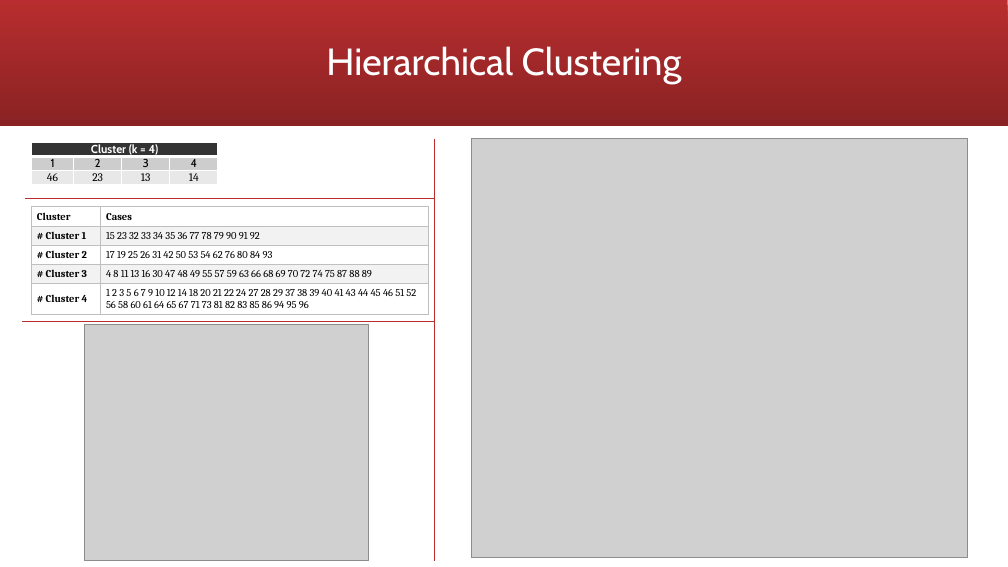
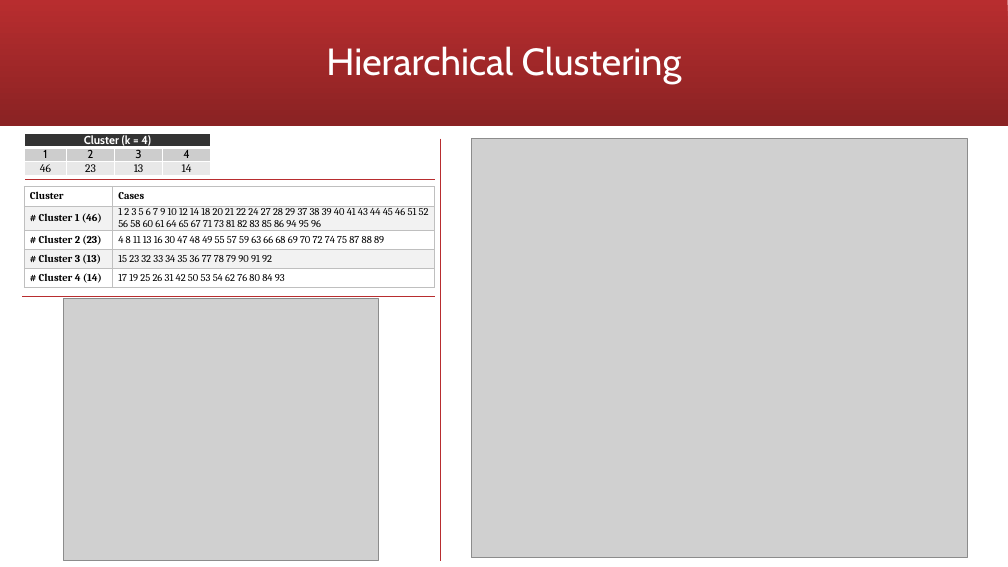
Before and after one commit to kunikoho/rstudio-projects, a slide deck: slide 8 of vorticity/vorticity-nonpca-presentation-nonparametric.pptx (slide 9 before the commit). Drawn at 1008x567 pixels with LibreOffice and Linux fonts; fonts in the diff are those of the drawing; grey boxes stand for pictures. Boxes give left, top, right and bottom in pixels: in the first picture for what was removed or moved away, otherwise in the second. Text is boxed around its words. In the diff, an @@ line names an element or a change of style, - is before the commit and + after.

```diff
--- a/vorticity/vorticity-nonpca-presentation-nonparametric.pptx
+++ b/vorticity/vorticity-nonpca-presentation-nonparametric.pptx
@@ table: place and size @@
-table at [32,142,219,300]
+table at [24,133,212,176]
@@ line moved from (435, 138) - (435, 561) to (441, 138) - (441, 561) @@
@@ table at [24,187,435,289] @@
-row 2, column 1: # Cluster 1
+row 2, column 1: # Cluster 1 (46)
-row 2, column 2: 15 23 32 33 34 35 36 77 78 79 90 91 92
+row 2, column 2: 1 2 3 5 6 7 9 10 12 14 18 20 21 22 24 27 28 29 37 38 39 40 41 43 44 45 46 51 52 56 58 60 61 64 65 67 71 73 81 82 83 85 86 94 95 96
-row 3, column 1: # Cluster 2
+row 3, column 1: # Cluster 2 (23)
-row 3, column 2: 17 19 25 26 31 42 50 53 54 62 76 80 84 93
+row 3, column 2: 4 8 11 13 16 30 47 48 49 55 57 59 63 66 68 69 70 72 74 75 87 88 89
-row 4, column 1: # Cluster 3
+row 4, column 1: # Cluster 3 (13)
-row 4, column 2: 4 8 11 13 16 30 47 48 49 55 57 59 63 66 68 69 70 72 74 75 87 88 89
+row 4, column 2: 15 23 32 33 34 35 36 77 78 79 90 91 92
-row 5, column 1: # Cluster 4
+row 5, column 1: # Cluster 4 (14)
-row 5, column 2: 1 2 3 5 6 7 9 10 12 14 18 20 21 22 24 27 28 29 37 38 39 40 41 43 44 45 46 51 52 56 58 60 61 64 65 67 71 73 81 82 83 85 86 94 95 96
+row 5, column 2: 17 19 25 26 31 42 50 53 54 62 76 80 84 93
@@ table: place and size @@
-table at [31,207,428,315]
+table at [24,187,435,289]
@@ line moved from (25, 199) - (435, 199) to (25, 180) - (435, 180) @@
@@ line moved from (23, 321) - (435, 321) to (23, 296) - (435, 296) @@
@@ picture: place and size @@
-picture at [85,324,369,560]
+picture at [63,299,378,560]
```
Also in this commit, not shown: 7 other slides changed, 4 slides added, 1 slide removed, 18 other files.
